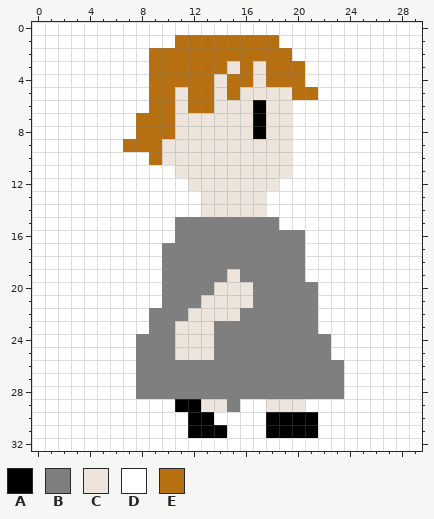
Pixel-art sprite, stored at res/Claire/Walk3.png. Above, as it was before the edit.
The file is 30x33 pixels.
Palette (. is transparent): A #000000  B #7f7f7f  C #ede4dc  D #ffffff  E #b7700f
Pixels before, first column x 0:
 0 DDDDDDDDDDDDDDDDDDDDDDDDDDDDDD
 1 DDDDDDDDDDDEEEEEEEEDDDDDDDDDDD
 2 DDDDDDDDDEEEEEEEEEEEDDDDDDDDDD
 3 DDDDDDDDDEEEEEECECEEEDDDDDDDDD
 4 DDDDDDDDDEEEEECEECEEEDDDDDDDDD
 5 DDDDDDDDDEECEECECCCCEEDDDDDDDD
 6 DDDDDDDDDEECEECCCACCDDDDDDDDDD
 7 DDDDDDDDEEECCCCCCACCDDDDDDDDDD
 8 DDDDDDDDEEECCCCCCACCDDDDDDDDDD
 9 DDDDDDDEEECCCCCCCCCCDDDDDDDDDD
10 DDDDDDDDDECCCCCCCCCCDDDDDDDDDD
11 DDDDDDDDDDDCCCCCCCCCDDDDDDDDDD
12 DDDDDDDDDDDDCCCCCCCDDDDDDDDDDD
13 DDDDDDDDDDDDDCCCCCDDDDDDDDDDDD
14 DDDDDDDDDDDDDCCCCCDDDDDDDDDDDD
15 DDDDDDDDDDDBBBBBBBBDDDDDDDDDDD
16 DDDDDDDDDDDBBBBBBBBBBDDDDDDDDD
17 DDDDDDDDDDBBBBBBBBBBBDDDDDDDDD
18 DDDDDDDDDDBBBBBBBBBBBDDDDDDDDD
19 DDDDDDDDDDBBBBBCBBBBBDDDDDDDDD
20 DDDDDDDDDDBBBBCCCBBBBBDDDDDDDD
21 DDDDDDDDDDBBBCCCCBBBBBDDDDDDDD
22 DDDDDDDDDBBBCCCCBBBBBBDDDDDDDD
23 DDDDDDDDDBBCCCBBBBBBBBDDDDDDDD
24 DDDDDDDDBBBCCCBBBBBBBBBDDDDDDD
25 DDDDDDDDBBBCCCBBBBBBBBBDDDDDDD
26 DDDDDDDDBBBBBBBBBBBBBBBBDDDDDD
27 DDDDDDDDBBBBBBBBBBBBBBBBDDDDDD
28 DDDDDDDDBBBBBBBBBBBBBBBBDDDDDD
29 DDDDDDDDDDDAACCBDDCCCDDDDDDDDD
30 DDDDDDDDDDDDAADDDDAAAADDDDDDDD
31 DDDDDDDDDDDDAAADDDAAAADDDDDDDD
32 DDDDDDDDDDDDDDDDDDDDDDDDDDDDDD
The result:
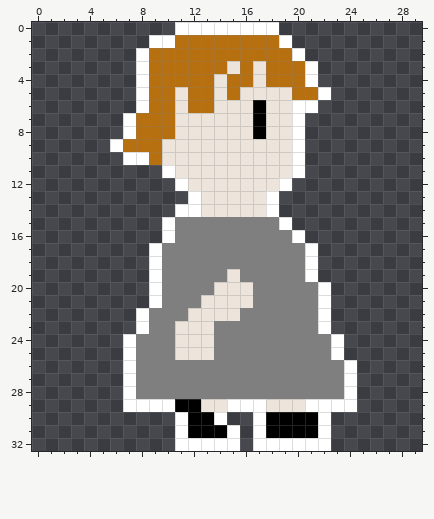
Edits made:
{"y":0,"x":0,"old":"DDDDDDDDDDD","new":"..........."}
{"y":0,"x":19,"old":"DDDDDDDDDDD","new":"..........."}
{"y":1,"x":0,"old":"DDDDDDDDD","new":"........."}
{"y":1,"x":20,"old":"DDDDDDDDDD","new":".........."}
{"y":2,"x":0,"old":"DDDDDDDD","new":"........"}
{"y":2,"x":21,"old":"DDDDDDDDD","new":"........."}
{"y":3,"x":0,"old":"DDDDDDDD","new":"........"}
{"y":3,"x":22,"old":"DDDDDDDD","new":"........"}
{"y":4,"x":0,"old":"DDDDDDDD","new":"........"}
{"y":4,"x":22,"old":"DDDDDDDD","new":"........"}
{"y":5,"x":0,"old":"DDDDDDDD","new":"........"}
{"y":5,"x":23,"old":"DDDDDDD","new":"......."}
{"y":6,"x":0,"old":"DDDDDDDD","new":"........"}
{"y":6,"x":22,"old":"DDDDDDDD","new":"........"}
{"y":7,"x":0,"old":"DDDDDDD","new":"......."}
{"y":7,"x":21,"old":"DDDDDDDDD","new":"........."}
{"y":8,"x":0,"old":"DDDDDDD","new":"......."}
{"y":8,"x":21,"old":"DDDDDDDDD","new":"........."}
{"y":9,"x":0,"old":"DDDDDD","new":"......"}
{"y":9,"x":21,"old":"DDDDDDDDD","new":"........."}
{"y":10,"x":0,"old":"DDDDDDD","new":"......."}
{"y":10,"x":21,"old":"DDDDDDDDD","new":"........."}
{"y":11,"x":0,"old":"DDDDDDDDDD","new":".........."}
{"y":11,"x":21,"old":"DDDDDDDDD","new":"........."}
{"y":12,"x":0,"old":"DDDDDDDDDDD","new":"..........."}
{"y":12,"x":20,"old":"DDDDDDDDDD","new":".........."}
{"y":13,"x":0,"old":"DDDDDDDDDDDD","new":"............"}
{"y":13,"x":19,"old":"DDDDDDDDDDD","new":"..........."}
{"y":14,"x":0,"old":"DDDDDDDDDDD","new":"..........."}
{"y":14,"x":19,"old":"DDDDDDDDDDD","new":"..........."}
{"y":15,"x":0,"old":"DDDDDDDDDD","new":".........."}
{"y":15,"x":20,"old":"DDDDDDDDDD","new":".........."}
{"y":16,"x":0,"old":"DDDDDDDDDD","new":".........."}
{"y":16,"x":20,"old":"BDDDDDDDDD","new":"D........."}
{"y":17,"x":0,"old":"DDDDDDDDD","new":"........."}
{"y":17,"x":22,"old":"DDDDDDDD","new":"........"}
{"y":18,"x":0,"old":"DDDDDDDDD","new":"........."}
{"y":18,"x":22,"old":"DDDDDDDD","new":"........"}
{"y":19,"x":0,"old":"DDDDDDDDD","new":"........."}
{"y":19,"x":22,"old":"DDDDDDDD","new":"........"}
{"y":20,"x":0,"old":"DDDDDDDDD","new":"........."}
{"y":20,"x":23,"old":"DDDDDDD","new":"......."}
{"y":21,"x":0,"old":"DDDDDDDDD","new":"........."}
{"y":21,"x":23,"old":"DDDDDDD","new":"......."}
{"y":22,"x":0,"old":"DDDDDDDD","new":"........"}
{"y":22,"x":23,"old":"DDDDDDD","new":"......."}
{"y":23,"x":0,"old":"DDDDDDDD","new":"........"}
{"y":23,"x":23,"old":"DDDDDDD","new":"......."}
{"y":24,"x":0,"old":"DDDDDDD","new":"......."}
{"y":24,"x":24,"old":"DDDDDD","new":"......"}
{"y":25,"x":0,"old":"DDDDDDD","new":"......."}
{"y":25,"x":24,"old":"DDDDDD","new":"......"}
{"y":26,"x":0,"old":"DDDDDDD","new":"......."}
{"y":26,"x":25,"old":"DDDDD","new":"....."}
{"y":27,"x":0,"old":"DDDDDDD","new":"......."}
{"y":27,"x":25,"old":"DDDDD","new":"....."}
{"y":28,"x":0,"old":"DDDDDDD","new":"......."}
{"y":28,"x":25,"old":"DDDDD","new":"....."}
{"y":29,"x":0,"old":"DDDDDDD","new":"......."}
{"y":29,"x":15,"old":"B","new":"D"}
{"y":29,"x":25,"old":"DDDDD","new":"....."}
{"y":30,"x":0,"old":"DDDDDDDDDDD","new":"..........."}
{"y":30,"x":15,"old":"DD","new":".."}
{"y":30,"x":23,"old":"DDDDDDD","new":"......."}
{"y":31,"x":0,"old":"DDDDDDDDDDD","new":"..........."}
{"y":31,"x":16,"old":"D","new":"."}
{"y":31,"x":23,"old":"DDDDDDD","new":"......."}
{"y":32,"x":0,"old":"DDDDDDDDDDD","new":"..........."}
{"y":32,"x":16,"old":"D","new":"."}
{"y":32,"x":23,"old":"DDDDDDD","new":"......."}
{"label":"erased","picture_box":[32,22,188,451]}
{"label":"changed","picture_box":[279,22,422,451]}
{"label":"changed","picture_box":[227,399,253,451]}
